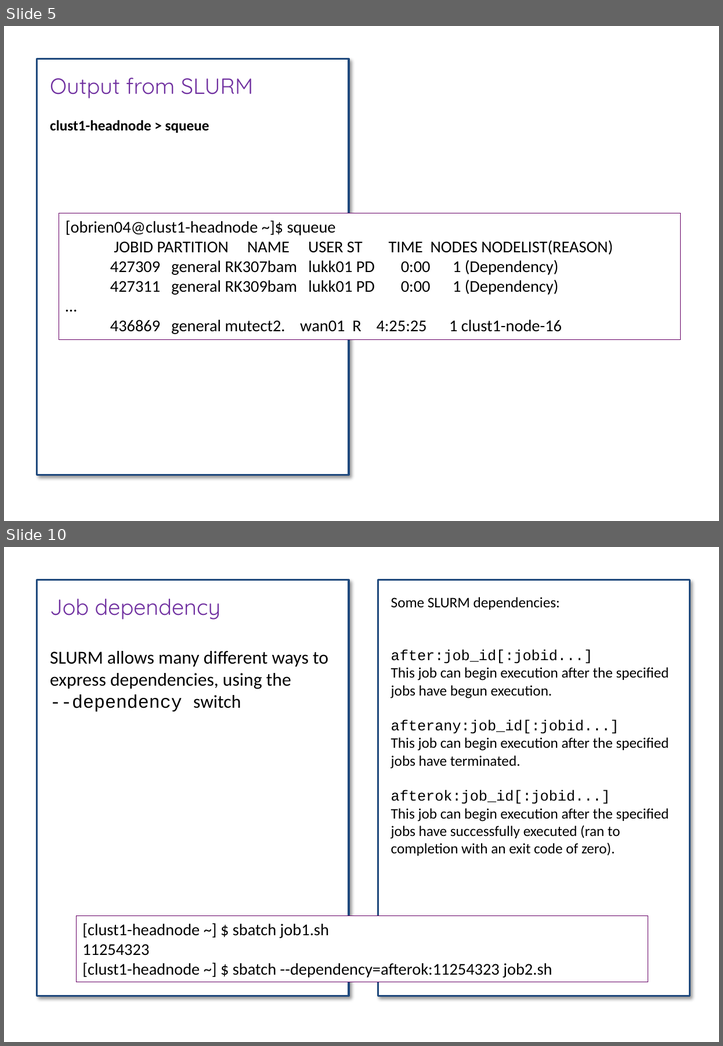
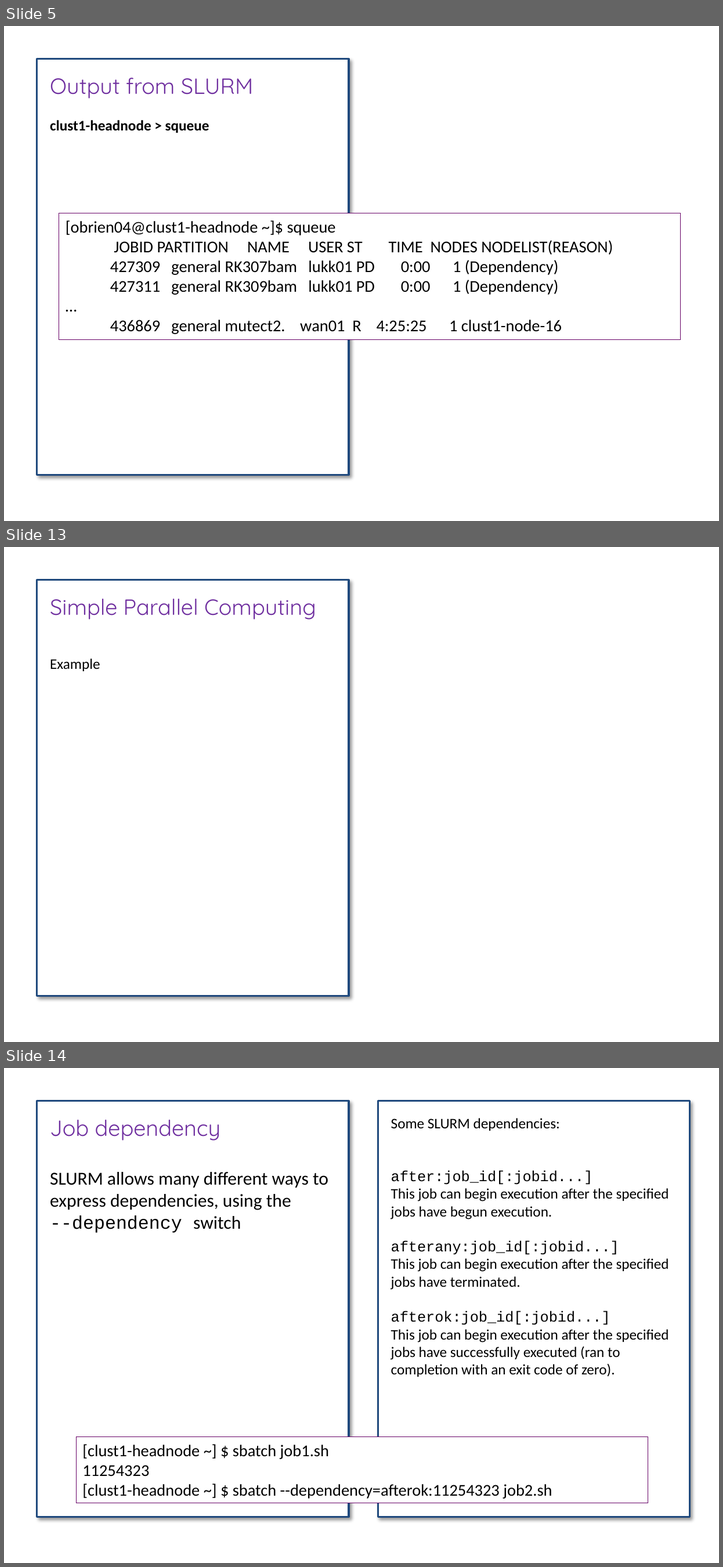
Before and after one commit to bioinformatics-core-shared-training/hpc, a slide deck: CRUK-cluster-introduction-II.pptx. Shown one above the other, each under a label of ours: slides 5 and 10 before the commit, slides 5, 13 and 14 after it; the slides between them are not shown. The pictures are 723x1046 and 723x1567 pixels, drawn with LibreOffice and Linux fonts; fonts in the diff are those of the drawing. Boxes give left, top, right and bottom in pixels: in the first picture for what was removed or moved away, otherwise in the second. Text is boxed around its words. In the diff, an @@ line names an element or a change of style, - is before the commit and + after.

```diff
--- a/CRUK-cluster-introduction-II.pptx
+++ b/CRUK-cluster-introduction-II.pptx
@@ slide 13 added at box(4, 547, 719, 1042), background #FFFFFF @@
@@ rectangle added at box(37, 580, 349, 996), fill #FFFFFF, outline #1F497D 2 pt, 24 pt, text #7030A0 @@
+Simple Parallel Computing
+Example
@@ what was slide 10 is now slide 14 @@
```
Also in this commit, not shown: 7 slides changed, 3 other slides added, 1 other file.
